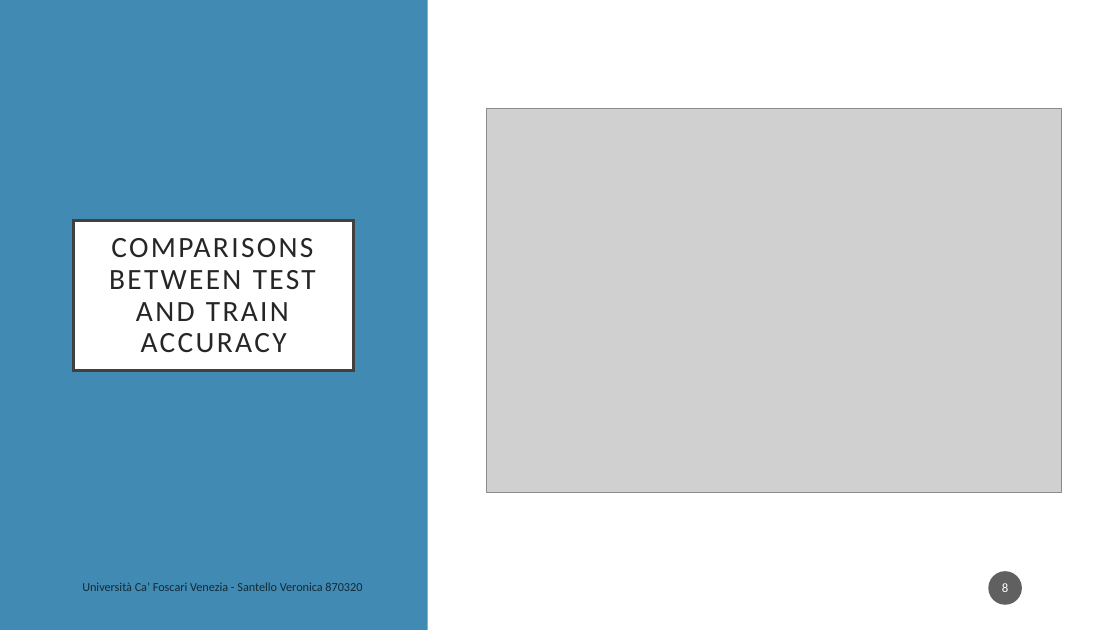
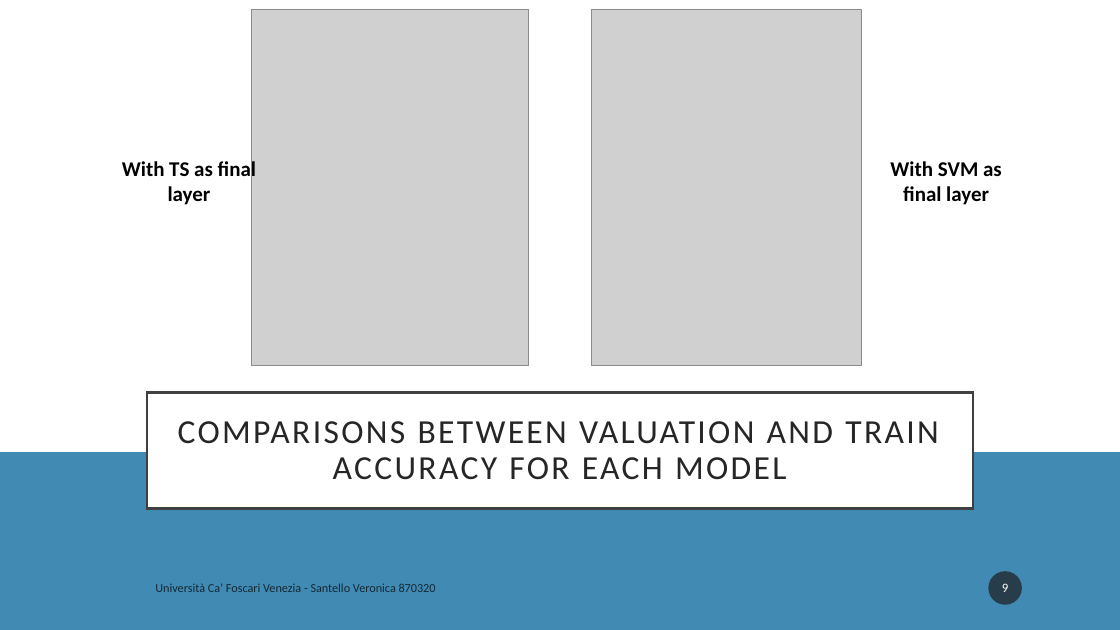
Before and after one commit to VeronicaSantello/Road-Sign-Classifier, a slide deck: slide 9 of road sign recognition.pptx (slide 8 before the commit). Drawn at 1120x630 pixels with LibreOffice and Linux fonts; fonts in the diff are those of the drawing; grey boxes stand for pictures. Boxes give left, top, right and bottom in pixels: in the first picture for what was removed or moved away, otherwise in the second. Text is boxed around its words. In the diff, an @@ line names an element or a change of style, - is before the commit and + after.

```diff
--- a/road sign recognition.pptx
+++ b/road sign recognition.pptx
@@ rectangle: place and size @@
-rectangle at [428,0,1120,630]
+rectangle at [0,0,1120,452]
@@ picture added at [252,10,529,366] @@
@@ picture added at [592,10,861,366] @@
@@ picture removed at [486,109,1061,492] @@
@@ text added at [122,159,256,205], 18 pt, text #000000, bold @@
+With TS as final layer
@@ text added at [890,161,1002,205], 18 pt, text #000000, bold @@
+With SVM as final layer
@@ title "COMPARISONS BETWEEN VALUATION AND TRAIN ...": place and size @@
-title "COMPARISONS BETWEEN VALUATION AND TRAIN ..." at [74,221,354,371]
+title "COMPARISONS BETWEEN VALUATION AND TRAIN ..." at [147,392,973,508]
@@ title at [178,421,938,480]: text changed; size 25.2 to 28.8 pt @@
-COMPARISONS BETWEEN TEST AND TRAIN ACCURACY
+COMPARISONS BETWEEN VALUATION AND TRAIN ACCURACY FOR EACH MODEL
@@ text "Università Ca’ Foscari Venezia - ...": place and size @@
-text "Università Ca’ Foscari Venezia - ..." at [82,582,362,591]
+text "Università Ca’ Foscari Venezia - ..." at [155,583,436,592]
@@ page number at [1002,583,1008,592]: text changed @@
-8
+9
```
Also in this commit, not shown: 3 other slides changed, 3 slides added, 2 slides removed.
